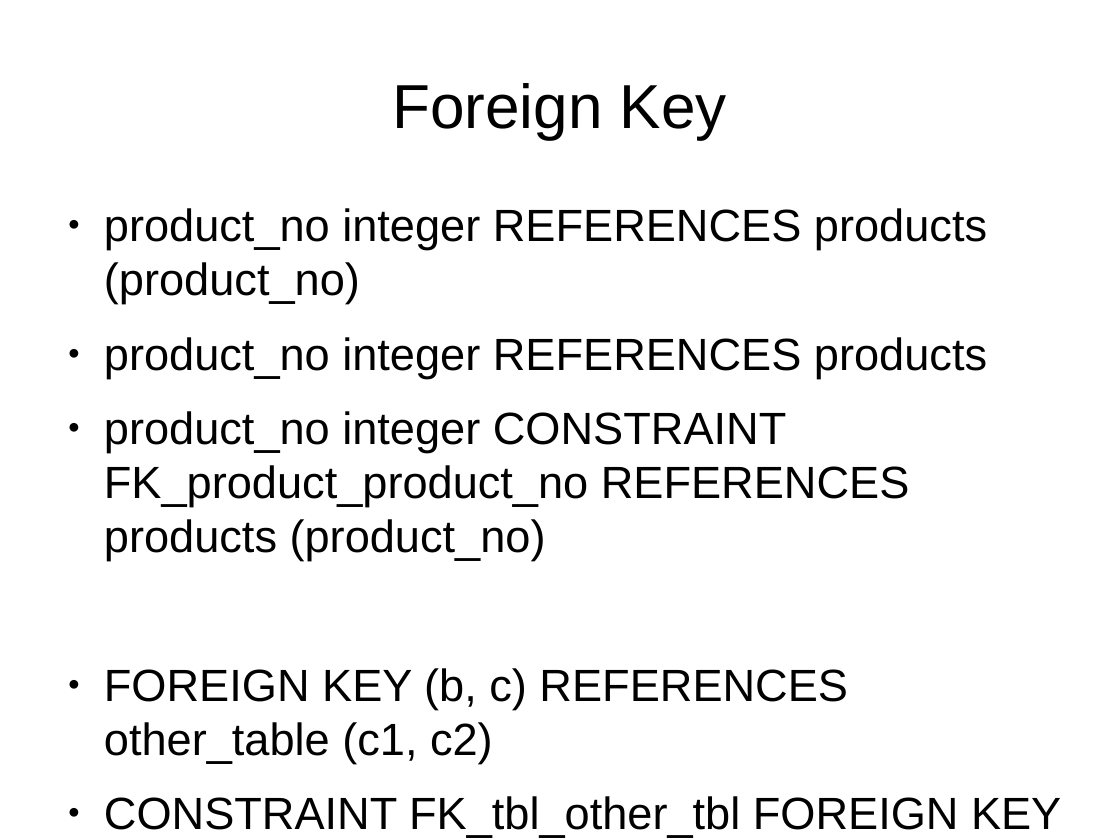
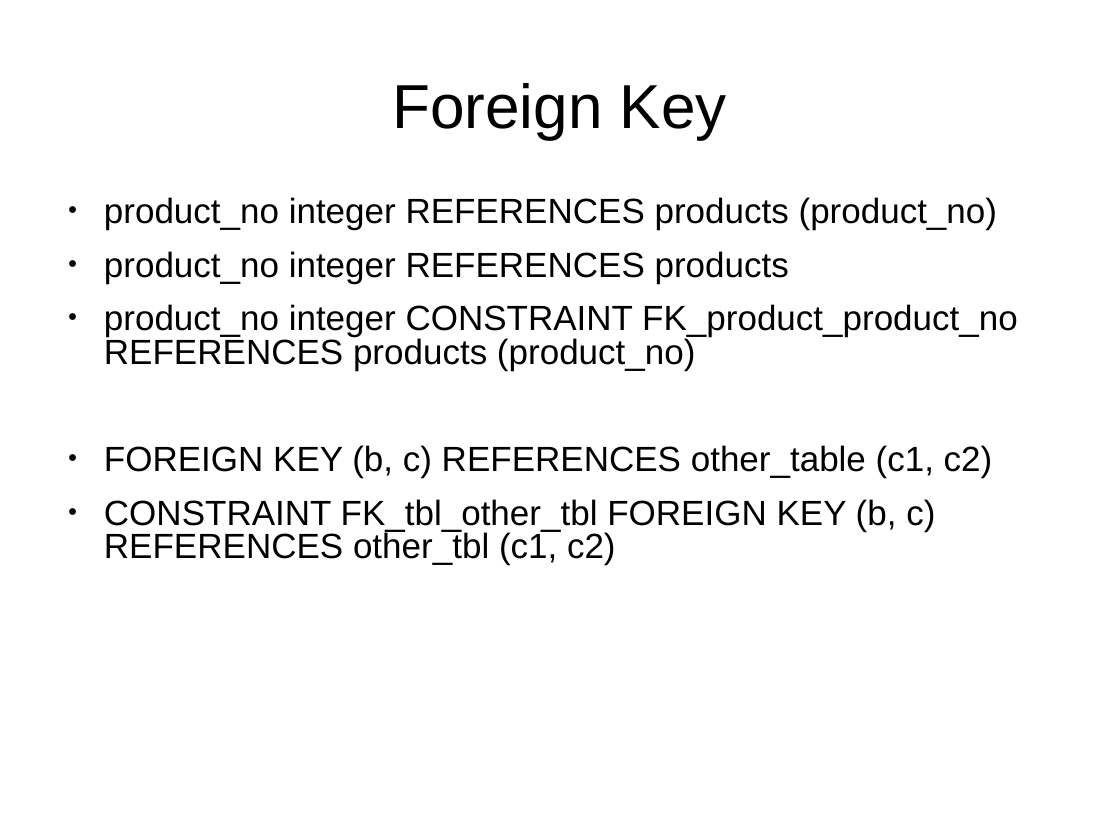
Before and after one commit to Rust1k/dbCourse, a slide deck: slide 5 of presentations/lesson4P.pptx. Drawn at 1120x840 pixels with LibreOffice and Linux fonts; fonts in the diff are those of the drawing. Boxes give left, top, right and bottom in pixels: in the first picture for what was removed or moved away, otherwise in the second. Text is boxed around its words. In the diff, an @@ line names an element or a change of style, - is before the commit and + after.

```diff
--- a/presentations/lesson4P.pptx
+++ b/presentations/lesson4P.pptx
@@ text "product_no integer REFERENCES products (product_no)" at (104,197,1018,565): size 32 to 24.8 pt; line spacing 1 to 0.8 @@
```
Also in this commit, not shown: 11 other slides changed, 3 other files.
